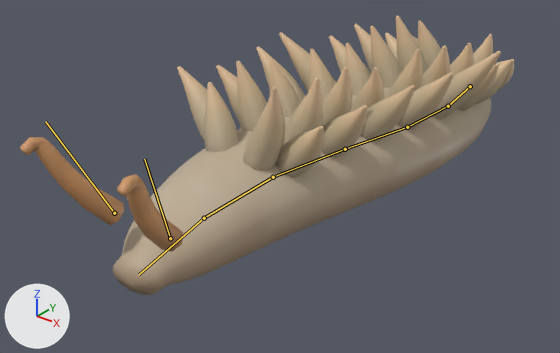
The glTF model assets/creatures/oil_slug/oil_slug.glb: old version first, new version second.
The view is the same before and after, from a camera (50 mm lens) standing at (0.779, -1.18, 0.771) and looking at (-0.075, -0.113, 0.11). Every picture has the same lights, and +X, +Y and +Z are marked at lower left. The picture after the commit comes second. The bones that change, and the others that lie on the model, are drawn over the model as lines.

In view in the first picture: 'oil_slug'.
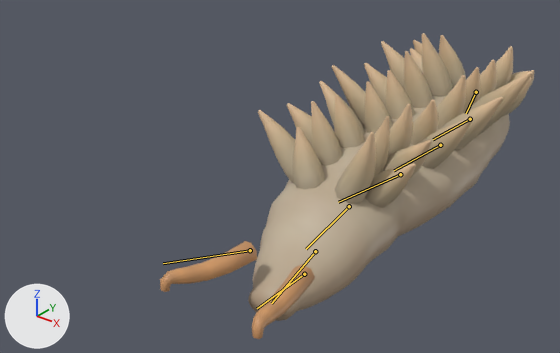
The newer file adds an action. The first version stands in its rest pose; the second is drawn at frame 4 of the action 'hit_b'.

Changed parts and their boxes (x1, y1, x2, y2) in the pictures (560 x 353 px):
'oil_slug', posed (24% narrower, 10% taller)
    before: (20, 16, 514, 295)
    after: (160, 33, 535, 339)
bone 'spine0', root to tip
    before: (470, 86) to (448, 106)
    after: (476, 92) to (466, 113)
bone 'spine1', root to tip
    before: (448, 106) to (407, 127)
    after: (470, 119) to (433, 139)
bone 'spine2', root to tip
    before: (407, 127) to (345, 149)
    after: (440, 145) to (394, 170)
bone 'spine3', root to tip
    before: (345, 149) to (273, 177)
    after: (400, 174) to (338, 202)
bone 'spine4', root to tip
    before: (273, 177) to (204, 218)
    after: (349, 206) to (306, 249)
bone 'spine5', root to tip
    before: (204, 218) to (139, 274)
    after: (315, 251) to (271, 303)
bone 'horn_l', root to tip
    before: (170, 238) to (144, 159)
    after: (304, 274) to (257, 308)
bone 'horn_r', root to tip
    before: (114, 213) to (45, 121)
    after: (250, 250) to (163, 263)

The change, as a list of edits to the scene's bpy script:
```text
Change bone_spine0:
    where bone_spine0 = bpy.data.objects['Armature'].pose.bones['spine0']  # child of 'root'
    bone_spine0.location: (0.0, 0.0, 0.0) -> (0.007, -0.04, -0.024)
    bone_spine0.rotation_quaternion: (1.0, 0.0, 0.0, 0.0) -> (0.998, -0.036, 0.004, 0.058)  # degrees (0, 0, 0) -> degrees (-4, 1, 7)
Change bone_spine1:
    where bone_spine1 = bpy.data.objects['Armature'].pose.bones['spine1']  # child of 'spine0'
    bone_spine1.location: (0.0, 0.0, 0.0) -> (0.0, -0.04, 0.025)
    bone_spine1.rotation_quaternion: (1.0, 0.0, 0.0, 0.0) -> (0.998, 0.0, -0.003, 0.069)  # degrees (0, 0, 0) -> degrees (0, 0, 8)
Change bone_spine2:
    where bone_spine2 = bpy.data.objects['Armature'].pose.bones['spine2']  # child of 'spine1'
    bone_spine2.location: (0.0, 0.0, 0.0) -> (0.003, -0.039, -0.027)
    bone_spine2.rotation_quaternion: (1.0, 0.0, 0.0, 0.0) -> (0.998, 0.01, 0.001, 0.068)  # degrees (0, 0, 0) -> degrees (1, 0, 8)
Change bone_spine3:
    where bone_spine3 = bpy.data.objects['Armature'].pose.bones['spine3']  # child of 'spine2'
    bone_spine3.location: (0.0, 0.0, 0.0) -> (0.011, -0.038, -0.025)
    bone_spine3.rotation_quaternion: (1.0, 0.0, 0.0, 0.0) -> (0.998, 0.01, 0.001, -0.068)  # degrees (0, 0, 0) -> degrees (1, 0, -8)
Change bone_spine4:
    where bone_spine4 = bpy.data.objects['Armature'].pose.bones['spine4']  # child of 'spine3'
    bone_spine4.location: (0.0, 0.0, 0.0) -> (0.0, -0.038, 0.028)
    bone_spine4.rotation_quaternion: (1.0, 0.0, 0.0, 0.0) -> (0.998, 0.0, -0.003, -0.069)  # degrees (0, 0, 0) -> degrees (0, 0, -8)
Change bone_spine5:
    where bone_spine5 = bpy.data.objects['Armature'].pose.bones['spine5']  # child of 'spine4'
    bone_spine5.location: (0.0, 0.0, 0.0) -> (-0.021, -0.037, -0.02)
    bone_spine5.rotation_quaternion: (1.0, 0.0, 0.0, 0.0) -> (0.998, -0.036, 0.004, -0.058)  # degrees (0, 0, 0) -> degrees (-4, 0, -7)
Change bone_horn_l:
    where bone_horn_l = bpy.data.objects['Armature'].pose.bones['horn_l']  # child of 'spine5'
    bone_horn_l.rotation_quaternion: (1.0, 0.0, 0.0, 0.0) -> (0.896, 0.407, 0.099, -0.145)  # degrees (0, 0, 0) -> degrees (47, 17, -11)
Change bone_horn_r:
    where bone_horn_r = bpy.data.objects['Armature'].pose.bones['horn_r']  # child of 'spine5'
    bone_horn_r.rotation_quaternion: (1.0, 0.0, 0.0, 0.0) -> (0.896, 0.407, -0.099, 0.145)  # degrees (0, 0, 0) -> degrees (47, -17, 11)
```
